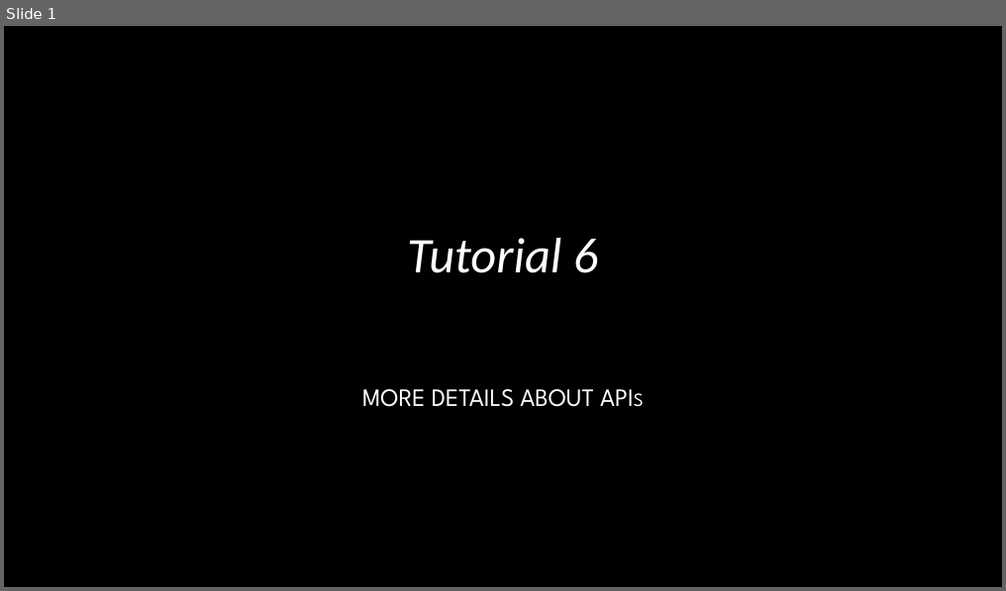
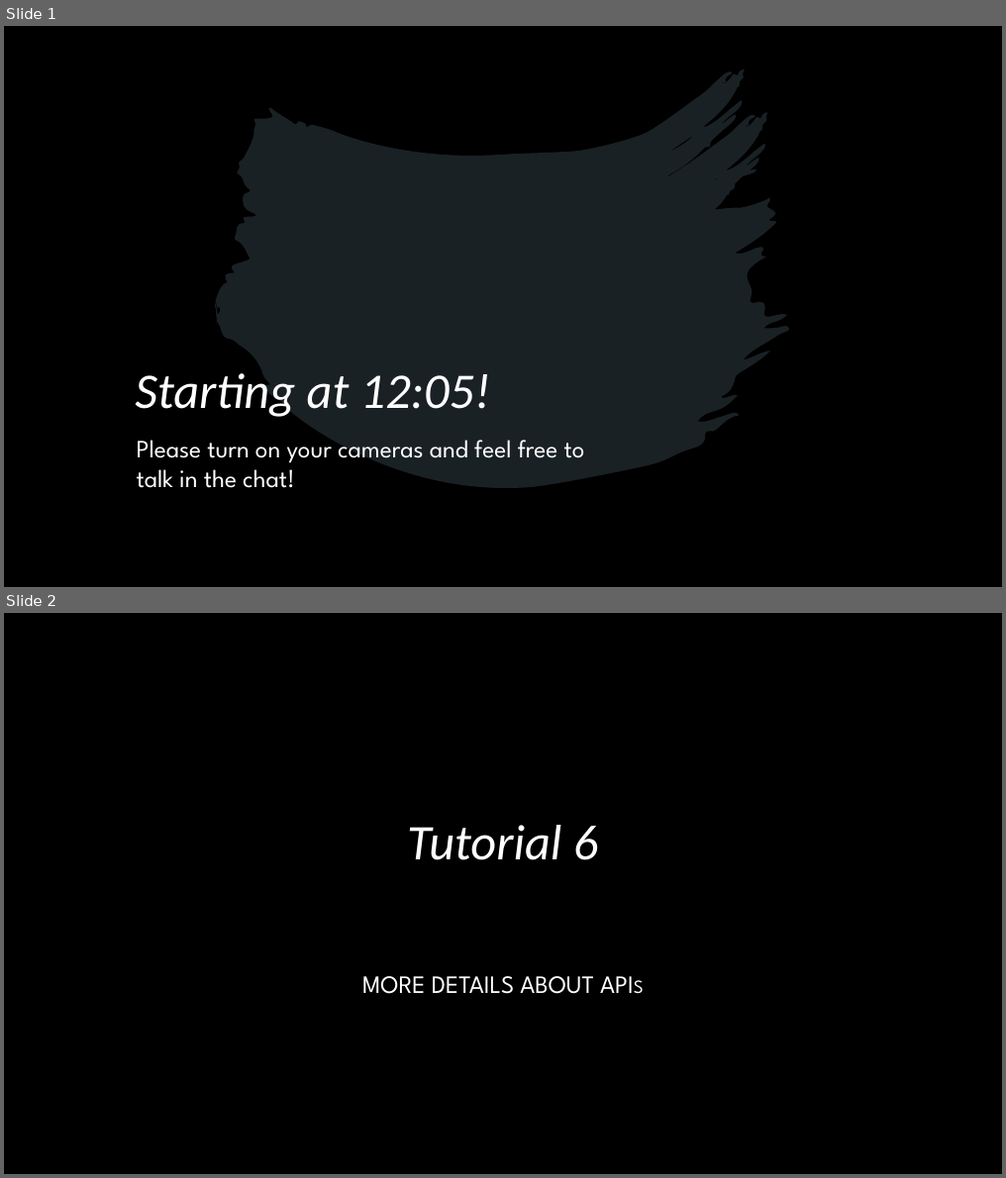
Before and after one commit to RashedRifat/InsightsTeam, a slide deck: tutorial06/More Details About API's.pptx. Shown one above the other, each under a label of ours: slide 1 before the commit, slides 1 and 2 after it. The pictures are 1006x591 and 1006x1178 pixels, drawn with LibreOffice and Linux fonts; fonts in the diff are those of the drawing; background and template pictures are left out. Boxes give left, top, right and bottom in pixels: in the first picture for what was removed or moved away, otherwise in the second. Text is boxed around its words. In the diff, an @@ line names an element or a change of style, - is before the commit and + after.

```diff
--- a/tutorial06/More Details About API's.pptx
+++ b/tutorial06/More Details About API's.pptx
@@ slide 1 added at bbox=[4, 26, 1002, 587], background #000000 @@
@@ freeform shape added at bbox=[217, 70, 789, 487], fill #83A6BC at 20% opacity @@
@@ title added at bbox=[135, 373, 491, 417], 48 pt, text #FFFFFF, italic @@
+Starting at 12:05!
@@ subtitle added at bbox=[137, 440, 585, 488], 24 pt, text #FFFFFF @@
+Please turn on your cameras and feel free to talk in the chat!
@@ what was slide 1 is now slide 2 @@
```
Also in this commit, not shown: 2 slides changed.
